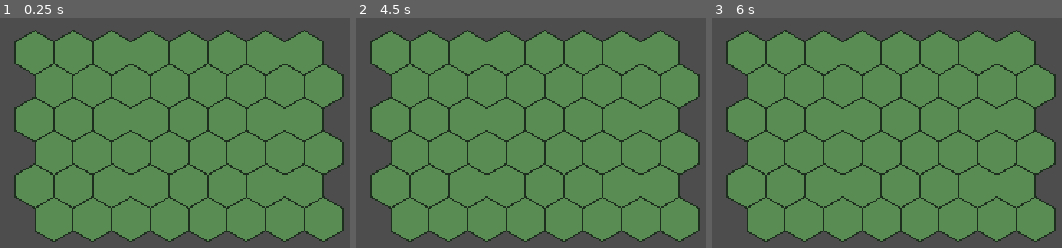
Above: before the commit, frames 1-3 (left to right).
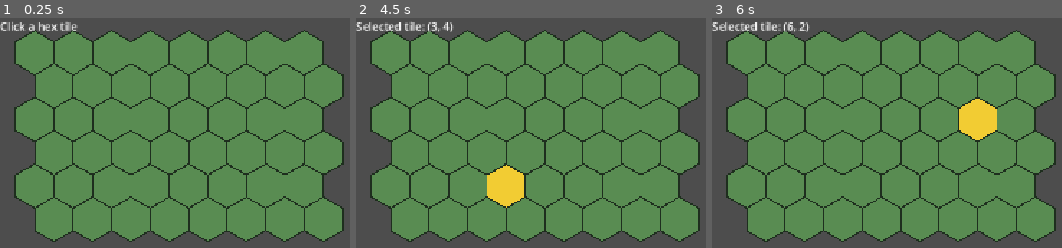
Above: after the commit, the same moments.

Repository: Chrisbinish/MapsApart
Game: Godot game, scene res://MapsApart/Scenes/App/Main.tscn
Same seed, same stepped clock (60 frames per second), same inputs: the game is played once before the commit and once after it.
Inputs (mouse positions are in pixels of both pictures, inside the frame that each line leads up to):
- Up to frame 1 (0.25 s): no input
- Up to frame 2 (4.5 s): tap A every 0.75 s from 0.5 to 4.25 s; move the mouse to (outside the picture) at 0.52 s; click (outside the picture) at 0.67 s; move the mouse to (outside the picture) at 1.27 s; click (outside the picture) at 1.42 s; move the mouse to (outside the picture) at 2.02 s; click (outside the picture) at 2.17 s; move the mouse to (outside the picture) at 2.77 s; click (outside the picture) at 2.92 s; move the mouse to (outside the picture) at 3.52 s; click (outside the picture) at 3.67 s; move the mouse to (517, 174) at 4.27 s; click (517, 174) at 4.42 s
- Up to frame 3 (6 s): move the mouse to (outside the picture) at 5.02 s; click (outside the picture) at 5.17 s; move the mouse to (992, 130) at 5.77 s; click (992, 130) at 5.92 s

The runs differ from the first frame. In frame 1, 0.5% of the frame differs, in the area x 0-23%, y 1-6%; in frame 2, 2.1%; in frame 3, 2.2%, in the area x 0-82%, y 1-54%.

Commit message:
Add hex tile selection and coordinate display

Diff:
--- a/MapsApart/Scenes/App/Main.tscn
+++ b/MapsApart/Scenes/App/Main.tscn
@@ -4,5 +4,11 @@
 
 [node name="Node2D" type="Node2D" unique_id=129775498]
 
-[node name="HexMapRenderer" type="Node2D" parent="." unique_id=315742150]
+[node name="HexMapRenderer" type="Node2D" parent="." unique_id=772380527]
 script = ExtResource("1_45204")
+
+[node name="TileInfoLabel" type="Label" parent="." unique_id=1189774714]
+offset_right = 40.0
+offset_bottom = 23.0
+text = "Click a hex tile
+"
--- /dev/null
+++ b/MapsApart/Scenes/App/hex_map_renderer.gd
@@ -0,0 +1,11 @@
+extends Node2D
+
+
+# Called when the node enters the scene tree for the first time.
+func _ready() -> void:
+	pass # Replace with function body.
+
+
+# Called every frame. 'delta' is the elapsed time since the previous frame.
+func _process(delta: float) -> void:
+	pass
--- a/MapsApart/Scripts/World/hex_map_renderer.gd
+++ b/MapsApart/Scripts/World/hex_map_renderer.gd
@@ -5,7 +5,9 @@
 const HEX_SIZE: float = 32.0
 
 var hex_map: HexMap
+var selected_tile: Vector2i = Vector2i(-1, -1)
 
+@onready var tile_info_label: Label = $"../TileInfoLabel"
 
 func _ready() -> void:
 	hex_map = HexMap.new()
@@ -13,21 +15,22 @@
 	queue_redraw()
 
 
-
 func _draw() -> void:
 	if hex_map == null:
 		return
 
 	for tile in hex_map.tiles:
-		var center := hex_to_pixel(tile)
-		var points := get_hex_points(center)
+		var center: Vector2 = hex_to_pixel(tile)
+		var points: PackedVector2Array = get_hex_points(center)
 
-		draw_colored_polygon(
-			points,
-			Color(0.35, 0.55, 0.32)
-		)
+		var tile_color: Color = Color(0.35, 0.55, 0.32)
 
-		var outline := points.duplicate()
+		if tile == selected_tile:
+			tile_color = Color(0.95, 0.8, 0.2)
+
+		draw_colored_polygon(points, tile_color)
+
+		var outline: PackedVector2Array = points.duplicate()
 		outline.append(points[0])
 
 		draw_polyline(
@@ -37,20 +40,49 @@
 		)
 
 
+func hex_to_pixel(hex: Vector2i) -> Vector2:
+	var x: float = HEX_SIZE * sqrt(3.0) * (
+		hex.x + 0.5 * (hex.y % 2)
+	)
+	var y: float = HEX_SIZE * 1.5 * hex.y
 
-func hex_to_pixel(hex: Vector2i) -> Vector2:
-	var x := HEX_SIZE * sqrt(3.0) * (hex.x + 0.5 * (hex.y % 2))
-	var y := HEX_SIZE * 1.5 * hex.y
 	return Vector2(x + 50.0, y + 50.0)
 
 
 func get_hex_points(center: Vector2) -> PackedVector2Array:
-	var points := PackedVector2Array()
+	var points: PackedVector2Array = PackedVector2Array()
 
 	for i in range(6):
-		var angle := deg_to_rad(60.0 * i - 30.0)
+		var angle: float = deg_to_rad(60.0 * i - 30.0)
 		points.append(
 			center + Vector2(cos(angle), sin(angle)) * HEX_SIZE
 		)
 
 	return points
+
+
+func pixel_to_hex(position: Vector2) -> Vector2i:
+	var local_position: Vector2 = position - Vector2(50.0, 50.0)
+
+	var approx_y: int = roundi(
+		local_position.y / (HEX_SIZE * 1.5)
+	)
+	var approx_x: int = roundi(
+		local_position.x / (HEX_SIZE * sqrt(3.0))
+		- 0.5 * (approx_y % 2)
+	)
+
+	return Vector2i(approx_x, approx_y)
+
+
+func _unhandled_input(event: InputEvent) -> void:
+	if event is InputEventMouseButton:
+		if event.button_index == MOUSE_BUTTON_LEFT and event.pressed:
+			var mouse_position: Vector2 = get_global_mouse_position()
+			var tile: Vector2i = pixel_to_hex(mouse_position)
+
+			if hex_map.tiles.has(tile):
+				selected_tile = tile
+				print("Selected tile: ", selected_tile)
+				tile_info_label.text = "Selected tile: " + str(tile)
+				queue_redraw()
Not shown, added: MapsApart/Scenes/App/hex_map_renderer.gd.uid
